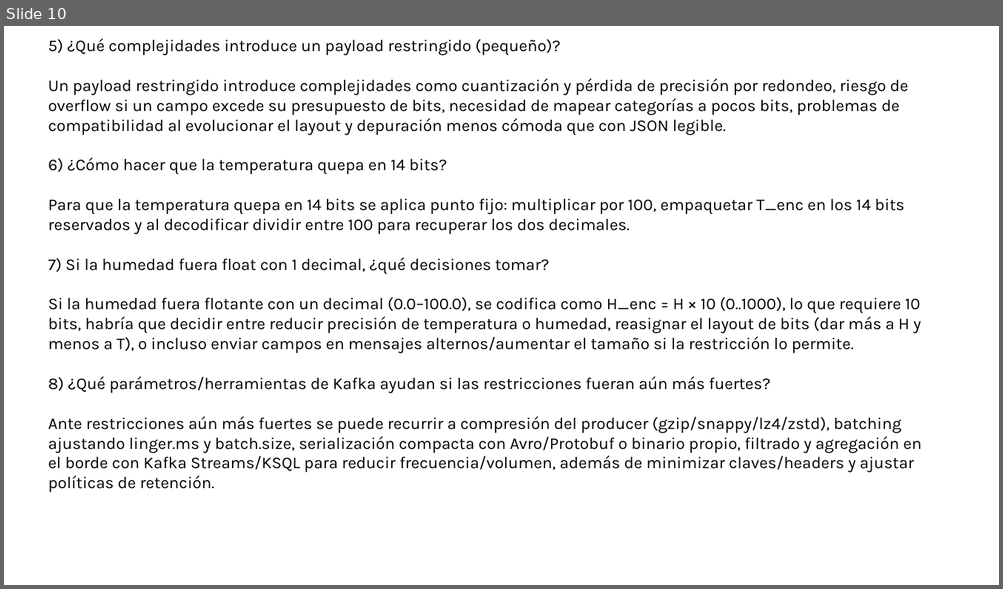
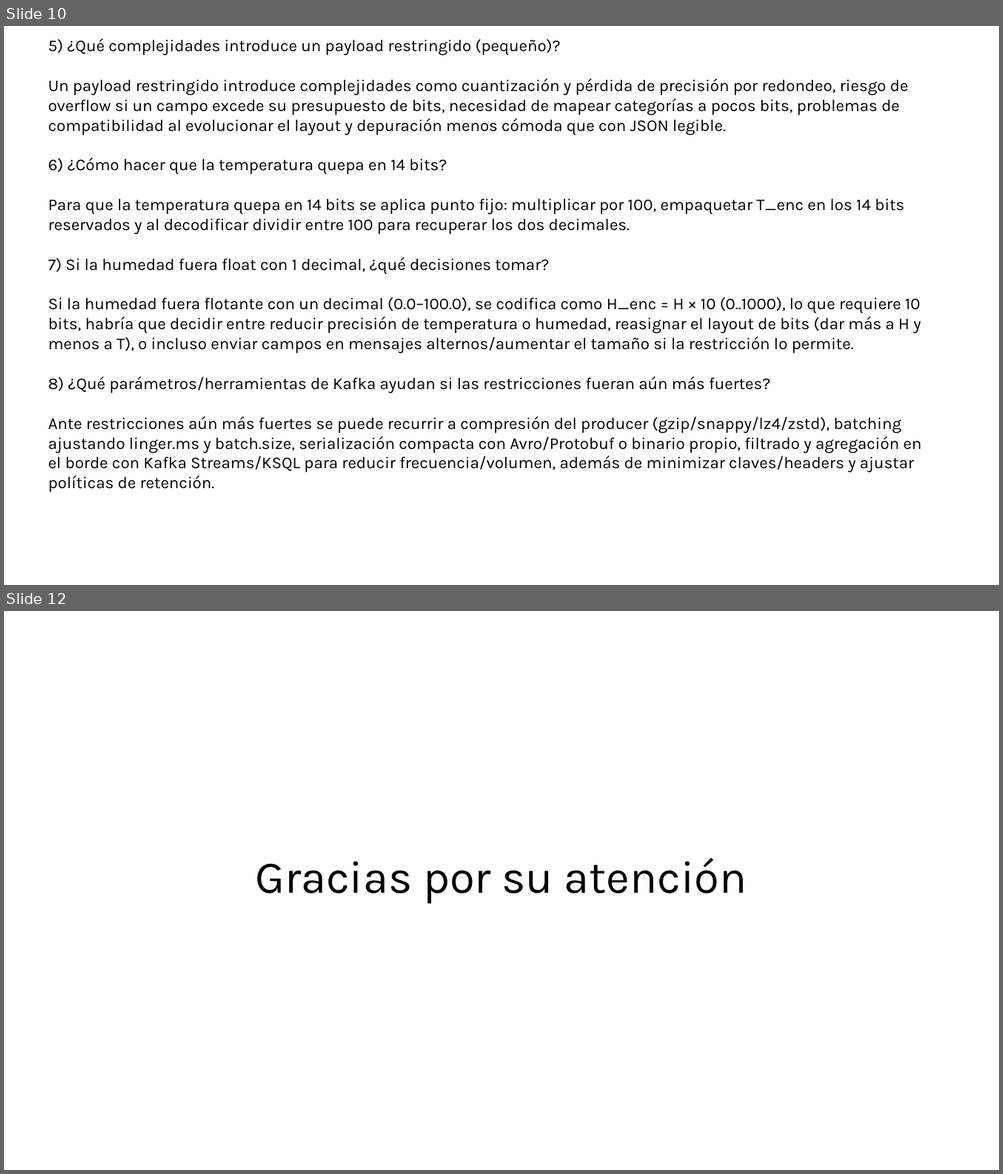
Before and after one commit to BrandonReyes0609/Lab7-Redes, a slide deck: evidencia-presentaacion.pptx. Shown one above the other, each under a label of ours: slide 10 before the commit, slides 10 and 12 after it; the slides between them are not shown. The pictures are 1003x589 and 1003x1174 pixels, drawn with LibreOffice and Linux fonts; fonts in the diff are those of the drawing. Boxes give left, top, right and bottom in pixels: in the first picture for what was removed or moved away, otherwise in the second. Text is boxed around its words. In the diff, an @@ line names an element or a change of style, - is before the commit and + after.

```diff
--- a/evidencia-presentaacion.pptx
+++ b/evidencia-presentaacion.pptx
@@ slide 12 added at (4, 611, 999, 1170), background #FFFFFF @@
@@ title added at (255, 858, 747, 904), 44 pt, text #000000 @@
+Gracias por su atención
```
Also in this commit, not shown: 2 slides changed, 2 other slides added, 1 slide removed, 1 other file.
